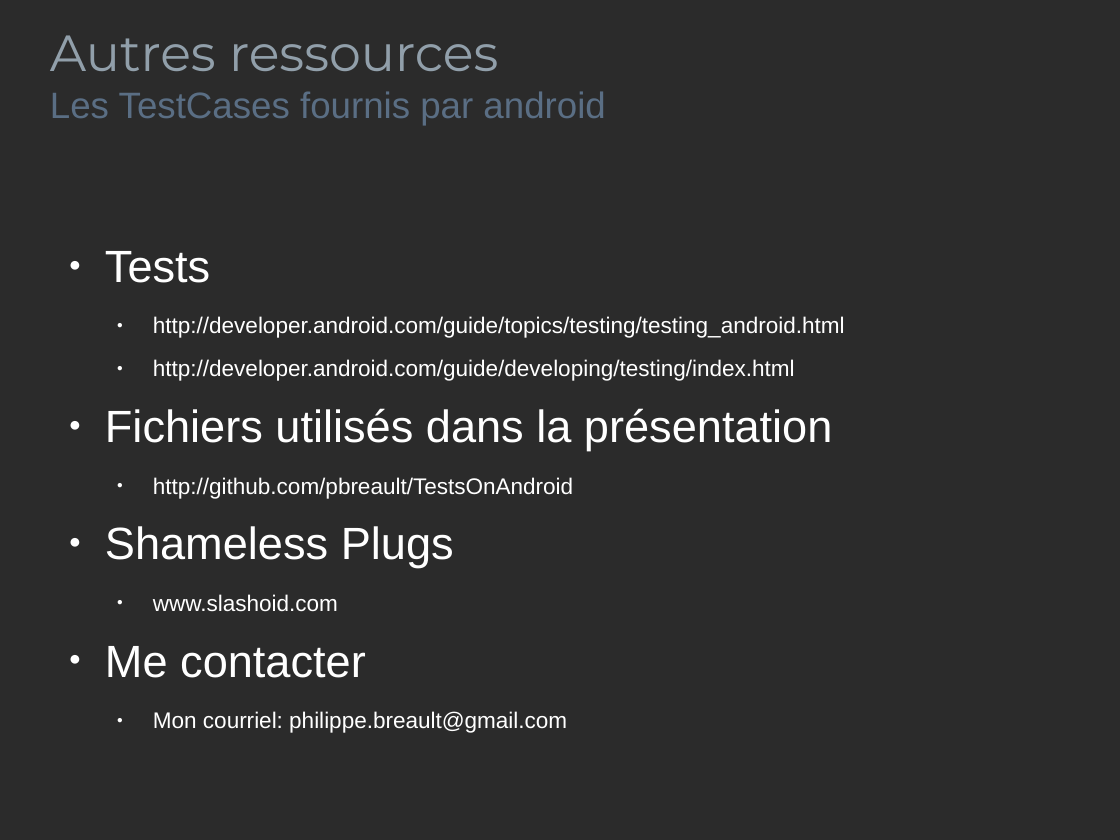
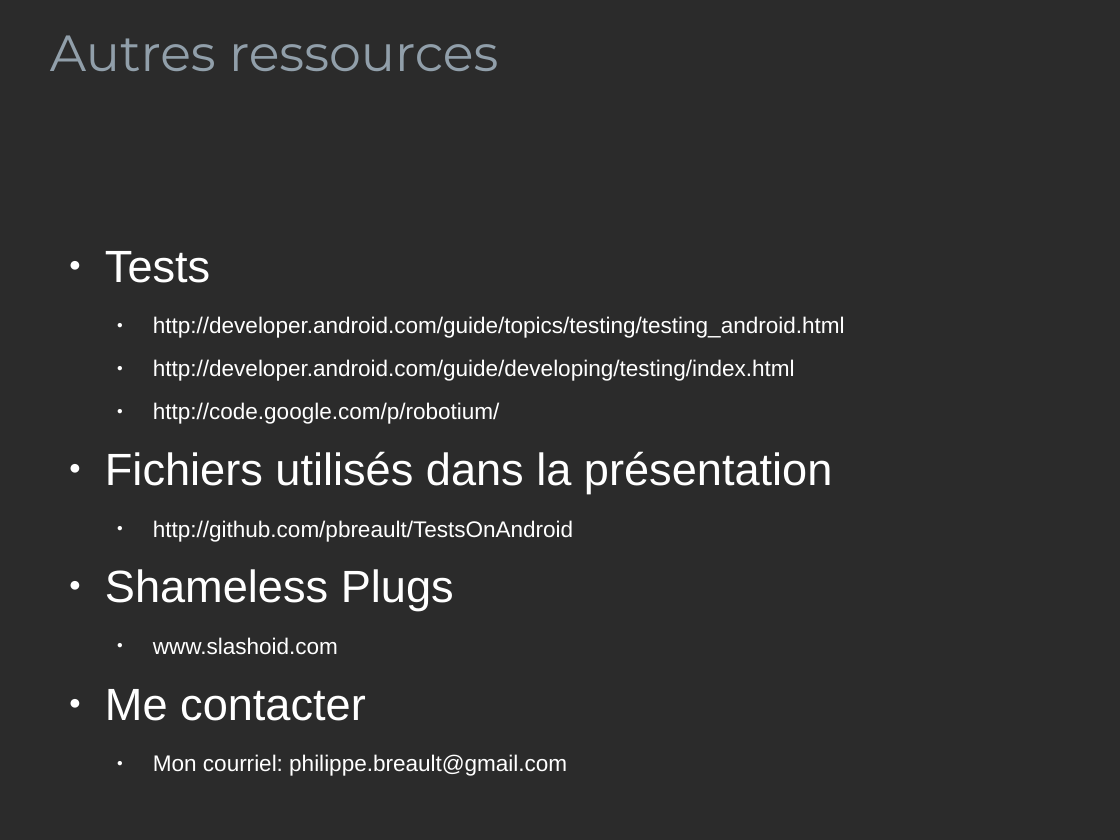
Before and after one commit to pbreault/TestsOnAndroid, a slide deck: slide 19 of Presentation.odp. Drawn at 1120x840 pixels with LibreOffice and Linux fonts; fonts in the diff are those of the drawing; background and template pictures are left out; a plain dark background stands for a picture behind light text. Boxes give left, top, right and bottom in pixels: in the first picture for what was removed or moved away, otherwise in the second. Text is boxed around its words. In the diff, an @@ line names an element or a change of style, - is before the commit and + after.

Commit message:
added section on robotium

```diff
--- a/Presentation.odp
+++ b/Presentation.odp
@@ text at bbox=[50, 91, 605, 125]: paragraph removed @@
-Les TestCases fournis par android
@@ text at bbox=[153, 402, 499, 424]: paragraph added @@
+  ● http://code.google.com/p/robotium/
```
Also in this commit, not shown: 3 other slides changed, 2 slides added, 2 slides removed, 1 other file.
